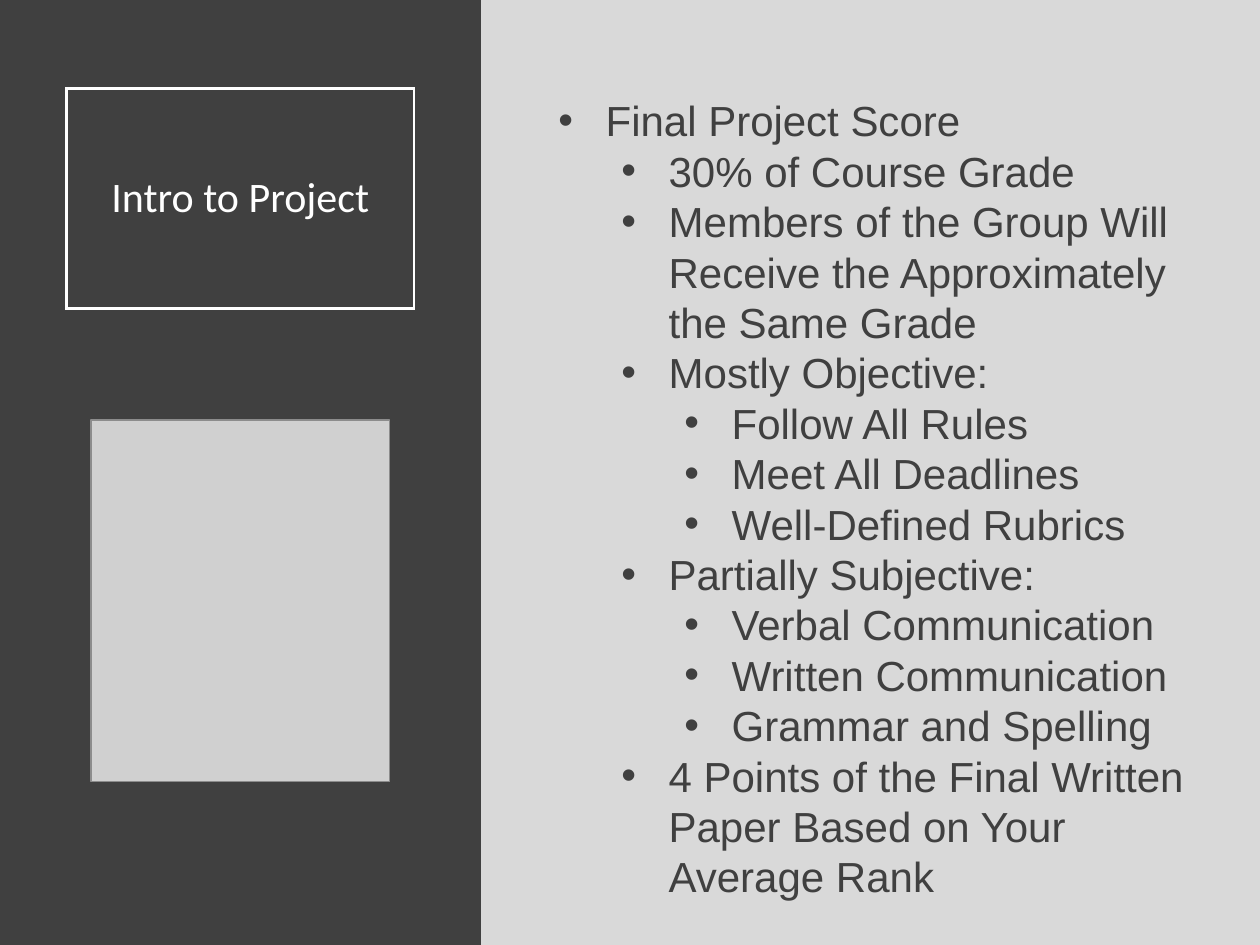
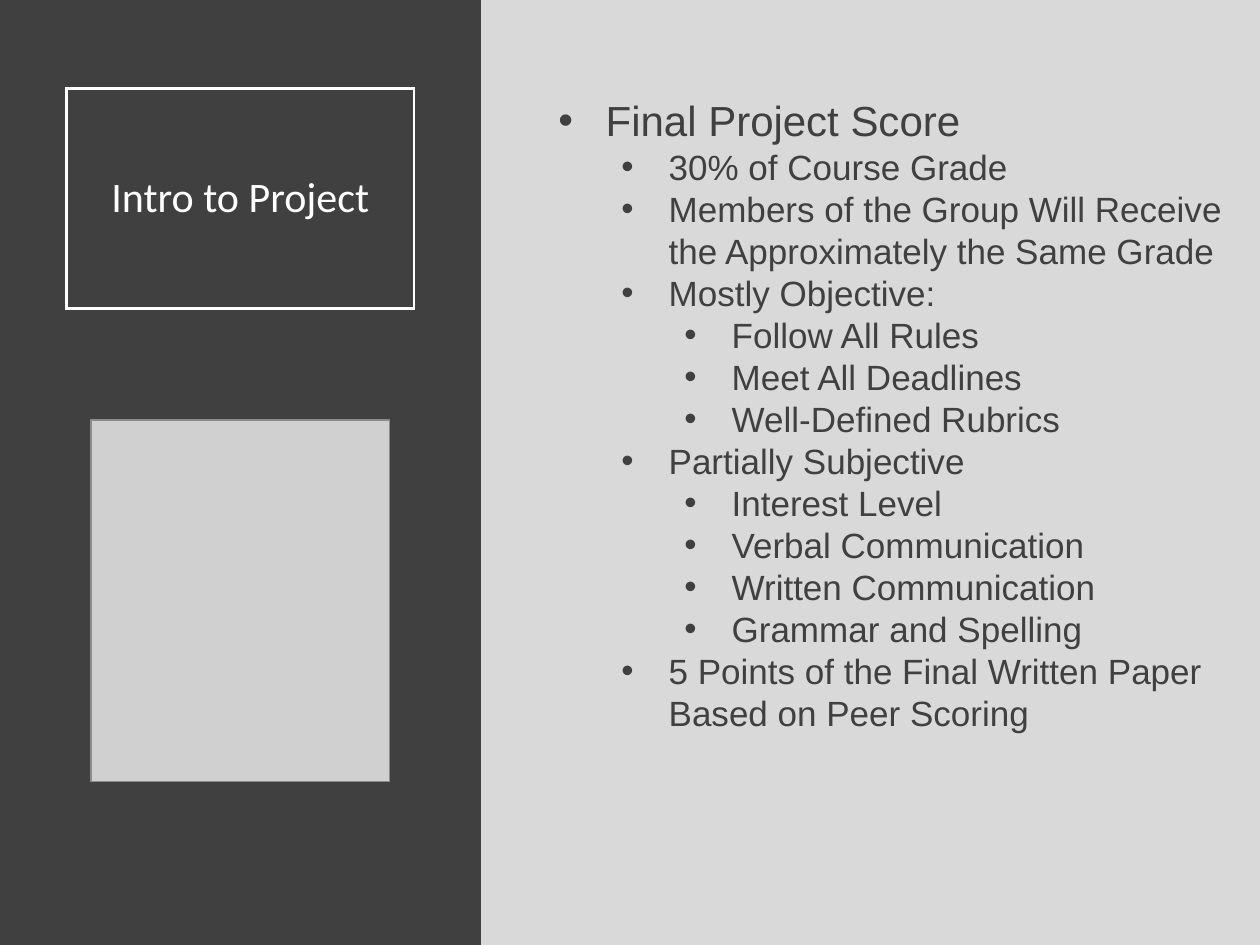
Before and after one commit to SuperMarioGiacomazzo/STOR320_WEBSITE, a slide deck: slide 4 of Lecture/Final Project 1/Final_Project_1_Lecture.pptx. Drawn at 1260x945 pixels with LibreOffice and Linux fonts; fonts in the diff are those of the drawing; grey boxes stand for pictures. Boxes give left, top, right and bottom in pixels: in the first picture for what was removed or moved away, otherwise in the second. Text is boxed around its words. In the diff, an @@ line names an element or a change of style, - is before the commit and + after.

Commit message:
Project Updates

```diff
--- a/Lecture/Final Project 1/Final_Project_1_Lecture.pptx
+++ b/Lecture/Final Project 1/Final_Project_1_Lecture.pptx
@@ text at <box>669,154,1222,649</box>: size 24 to 20 pt in "30% of Course Grade", "Members of the Group Will Receive the ...", "Mostly Objective:", "Follow All Rules" and 5 more places @@
@@ text at <box>669,448,965,517</box>: text changed; size 24 to 20 pt @@
-  • Partially Subjective:
+  • Partially Subjective
+    • Interest Level
@@ text at <box>669,658,1201,733</box>: text changed; size 24 to 20 pt @@
-  • 4 Points of the Final Written Paper Based on Your Average Rank
+  • 5 Points of the Final Written Paper Based on Peer Scoring
```
Also in this commit, not shown: 15 other slides changed, 3 other files.
